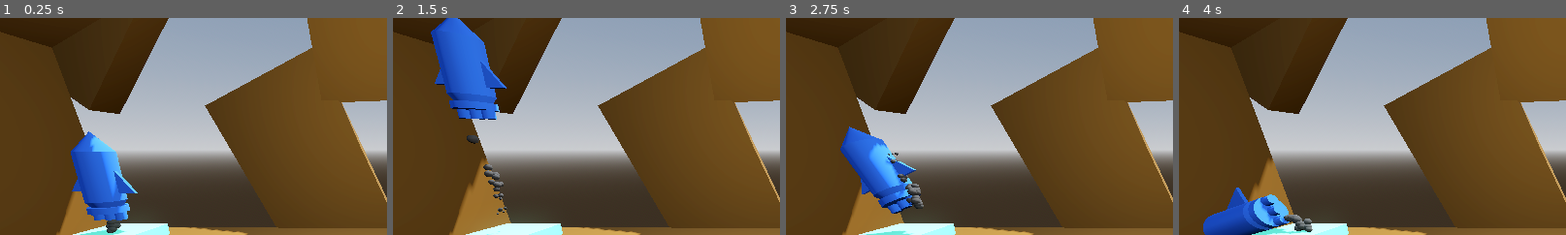
Above: before the commit, frames 1-4 (left to right).
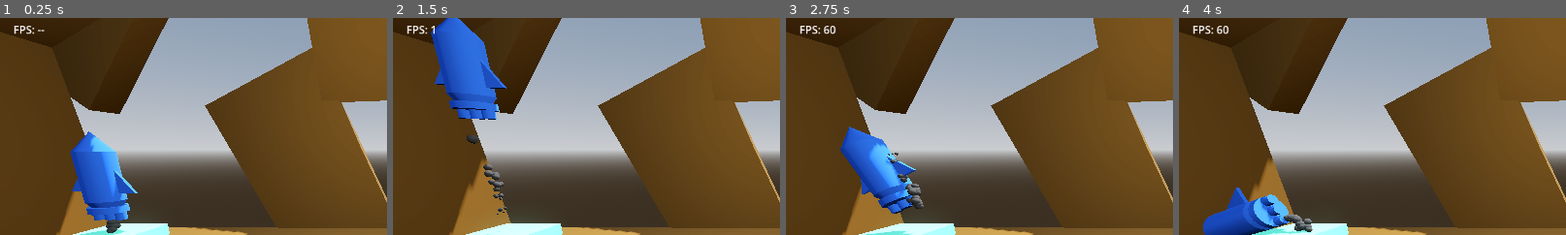
Above: after the commit, the same moments.

Repository: Nz173/fast
Game: Godot game, scene res://关卡/场景1.tscn
Same seed, same stepped clock (60 frames per second), same inputs: the game is played once before the commit and once after it.
Inputs:
- Up to frame 1 (0.25 s): no input
- Up to frame 2 (1.5 s): hold Space (发射) 0.53-1.28 s; tap D (右旋转) at 1.35 s
- Up to frame 3 (2.75 s): hold A (左旋转) from 2.03 s (still down)
- Up to frame 4 (4 s): release A (左旋转) at 2.78 s; tap Space (发射) at 2.85 s; hold D (右旋转) from 3.53 s (still down)
The pictures show only the part of the screen within x 0-50%, y 2-52%; the shares and areas given below are measured in that part.

The runs differ from the first frame. In frame 1, 0.1% of the frame differs, in the area x 3-12%, y 3-8%; in frame 2, 0.1%; in frame 3, 0.2%, in the area x 3-14%, y 3-8%; in frame 4, 0.2%.

Commit message:
更新加载

Diff:
--- a/关卡/场景1.tscn
+++ b/关卡/场景1.tscn
@@ -63,3 +63,13 @@
 transform = Transform3D(1, 0, 0, 0, 1, 0, 0, 0, 1, 0, 5.21864, 2.14114)
 light_energy = 6.659
 omni_range = 17.768
+
+[node name="CanvasLayer" type="CanvasLayer" parent="."]
+
+[node name="FPSLabel" type="Label" parent="CanvasLayer"]
+offset_left = 20.0
+offset_top = 20.0
+offset_right = 200.0
+offset_bottom = 60.0
+text = "FPS: --"
+script = ExtResource("4_fps")
